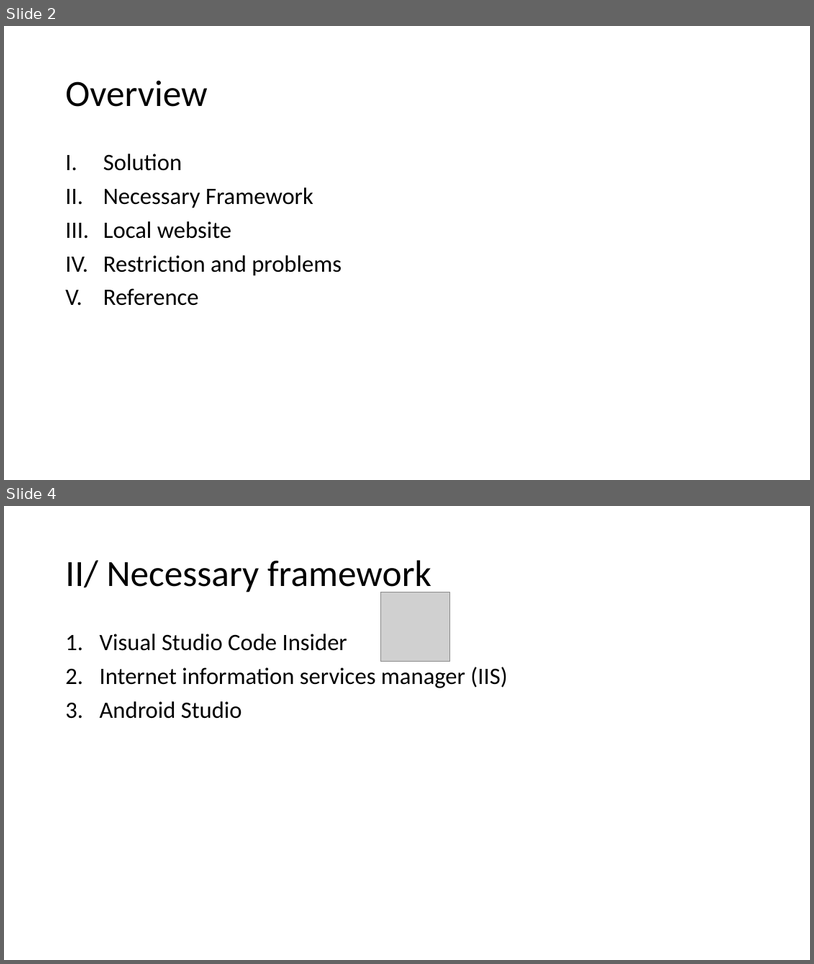
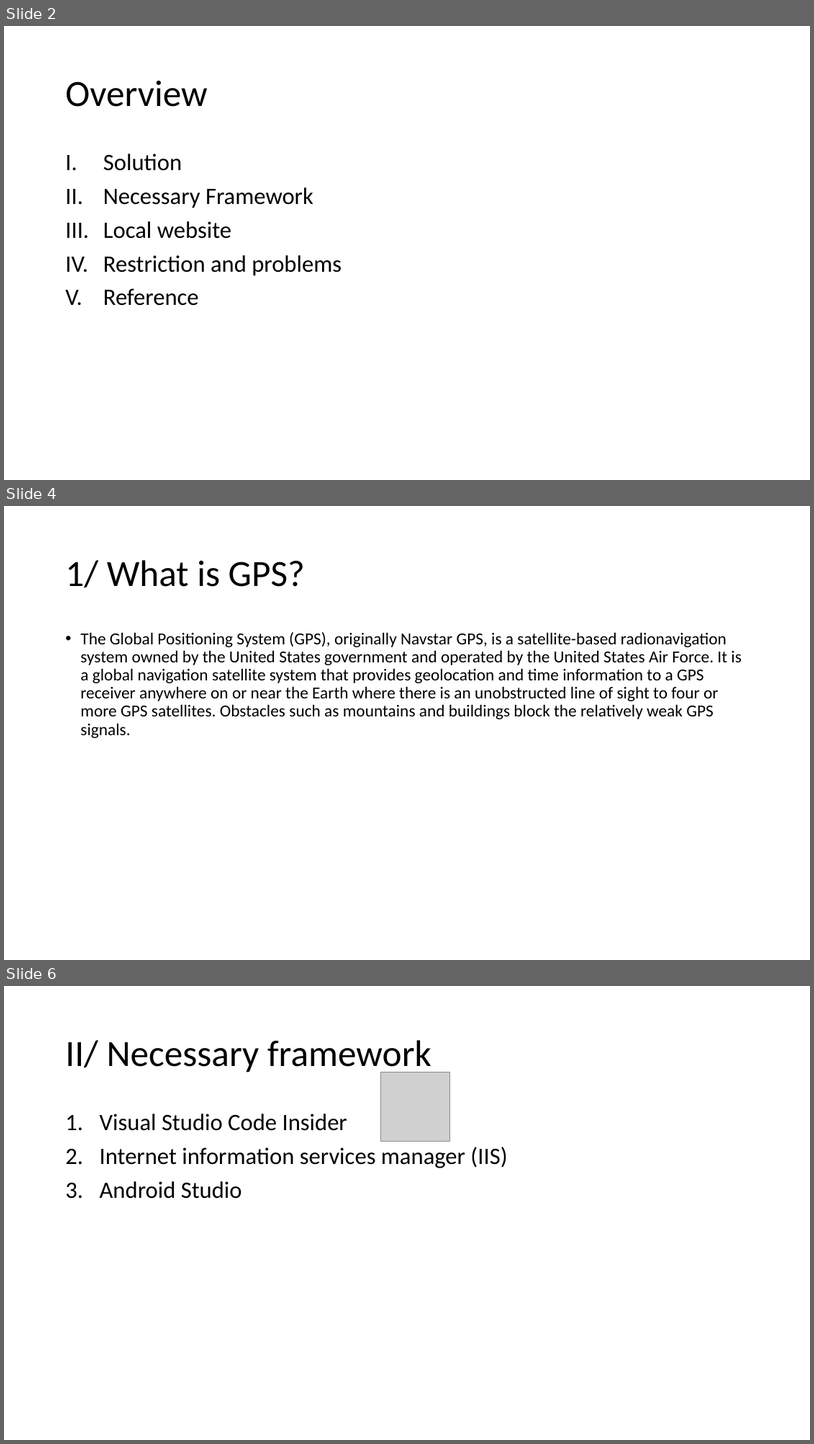
Before and after one commit to GiangHLe/GPS, a slide deck: GPS DETECTER PROJECT.pptx. Shown one above the other, each under a label of ours: slides 2 and 4 before the commit, slides 2, 4 and 6 after it; the slides between them are not shown. The pictures are 814x964 and 814x1444 pixels, drawn with LibreOffice and Linux fonts; fonts in the diff are those of the drawing; grey boxes stand for pictures. Boxes give left, top, right and bottom in pixels: in the first picture for what was removed or moved away, otherwise in the second. Text is boxed around its words. In the diff, an @@ line names an element or a change of style, - is before the commit and + after.

```diff
--- a/GPS DETECTER PROJECT.pptx
+++ b/GPS DETECTER PROJECT.pptx
@@ slide 4 added at (4,506,810,960), background #FFFFFF @@
@@ title added at (65,560,305,588), 44 pt, text #000000 @@
+1/ What is GPS?
@@ text added at (80,632,741,738), 20 pt, text #000000 @@
+• The Global Positioning System (GPS), originally Navstar GPS, is a satellite-based radionavigation system owned by the United States government and operated by the United States Air Force. It is a global navigation satellite system that provides geolocation and time information to a GPS receiver anywhere on or near the Earth where there is an unobstructed line of sight to four or more GPS satellites. Obstacles such as mountains and buildings block the relatively weak GPS signals.
@@ what was slide 4 is now slide 6 @@
```
Also in this commit, not shown: 1 slide changed, 1 other slide added, 1 other file.
